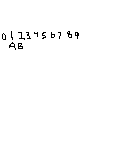
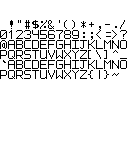
Comparing the layer stacks of the two 128x160 images. Changes:
added layer "Layer #2" above "Layer #1" over [0, 60, 127, 79]
added layer "Layer #1" above "Layer #3" over [0, 40, 127, 59]
added layer "Layer #3" above "Layer Group" over [0, 20, 127, 79]
hid "Layer copy", moved it into group "Layer Group", painted on it over [2, 41, 126, 59]
moved "Layer" into group "Layer Group", painted on it over [1, 21, 127, 78]
